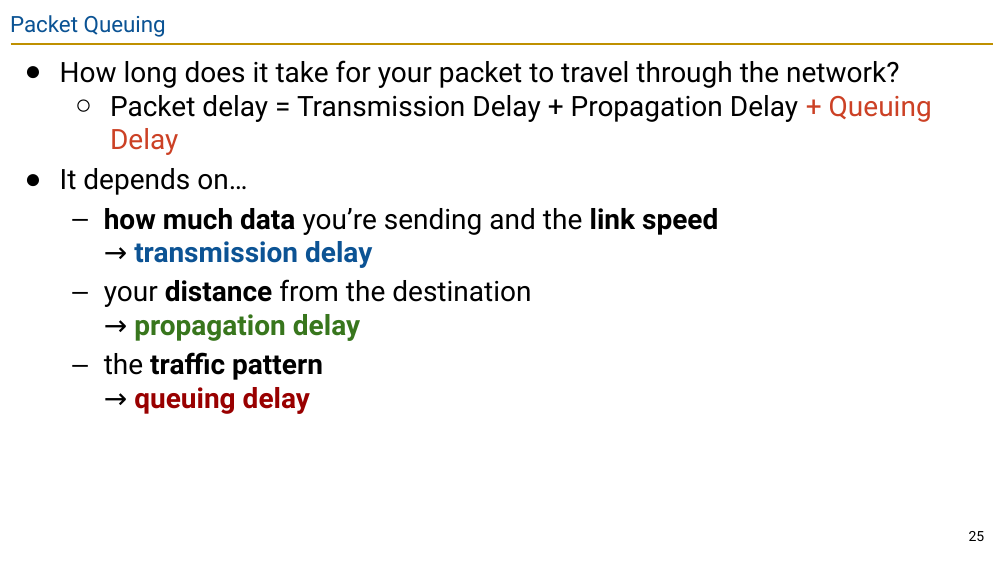
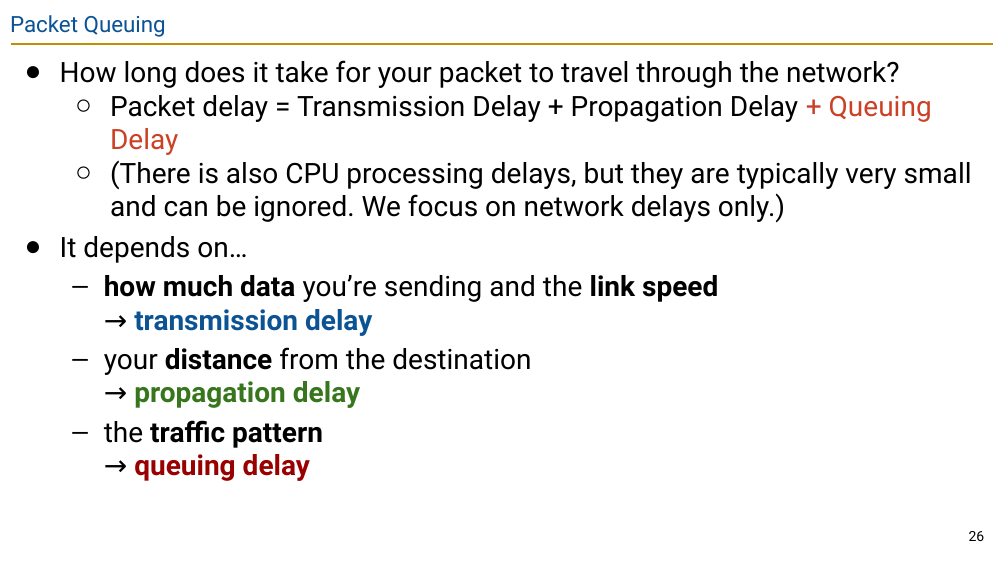
Before and after one commit to guhofstra/CSC175Sp26, a slide deck: slide 26 of PPTs/Lecture 3 - Links.pptx (slide 25 before the commit). Drawn at 1008x567 pixels with LibreOffice and Linux fonts; fonts in the diff are those of the drawing. Boxes give left, top, right and bottom in pixels: in the first picture for what was removed or moved away, otherwise in the second. Text is boxed around its words. In the diff, an @@ line names an element or a change of style, - is before the commit and + after.

```diff
--- a/PPTs/Lecture 3 - Links.pptx
+++ b/PPTs/Lecture 3 - Links.pptx
@@ text at (x1=110, y1=160, x2=972, y2=223): paragraph added @@
+  ○ (There is also CPU processing delays, but they are typically very small and can be ignored. We focus on network delays only.)
@@ page number at (x1=969, y1=531, x2=985, y2=541): text changed @@
-25
+26
```
Also in this commit, not shown: 7 other slides changed, 1 slide removed, 4 other files.
